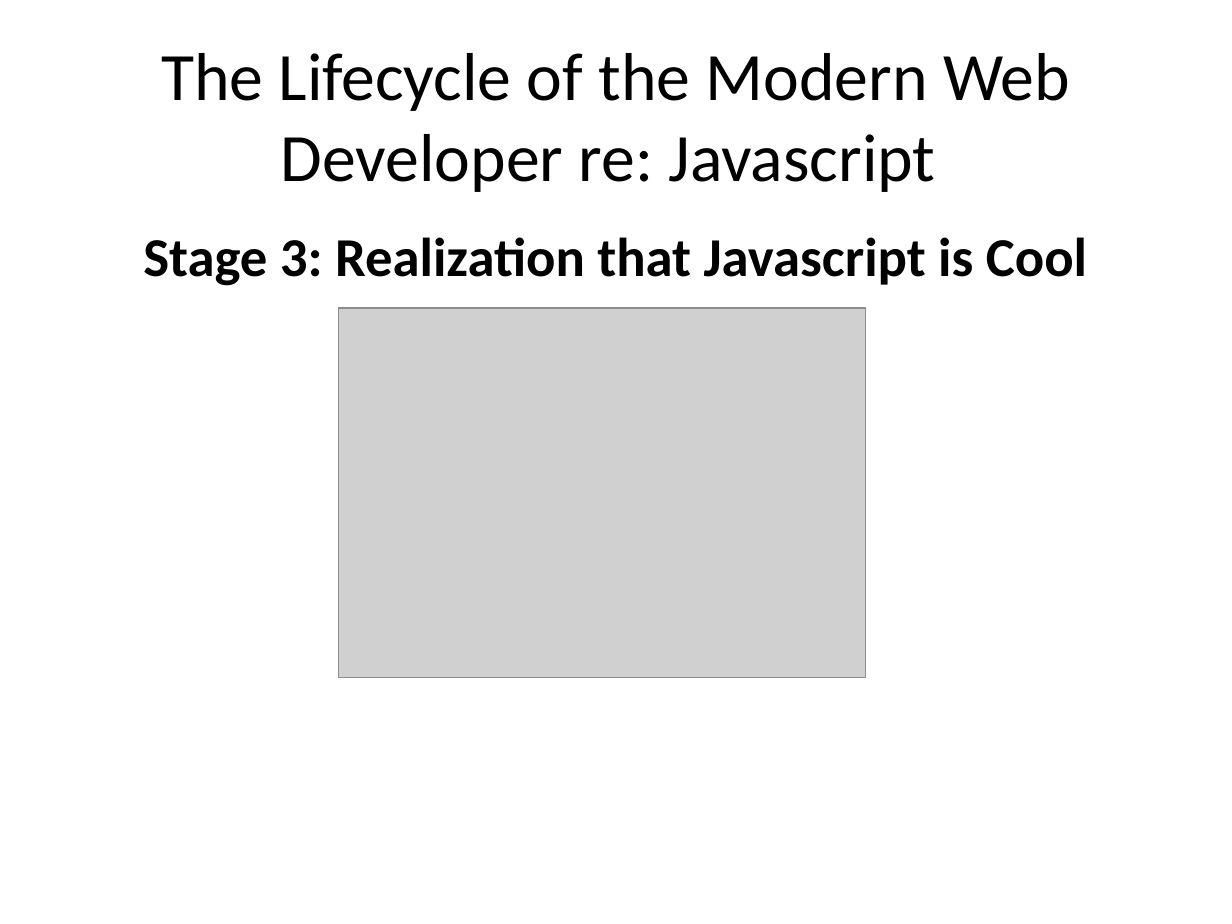
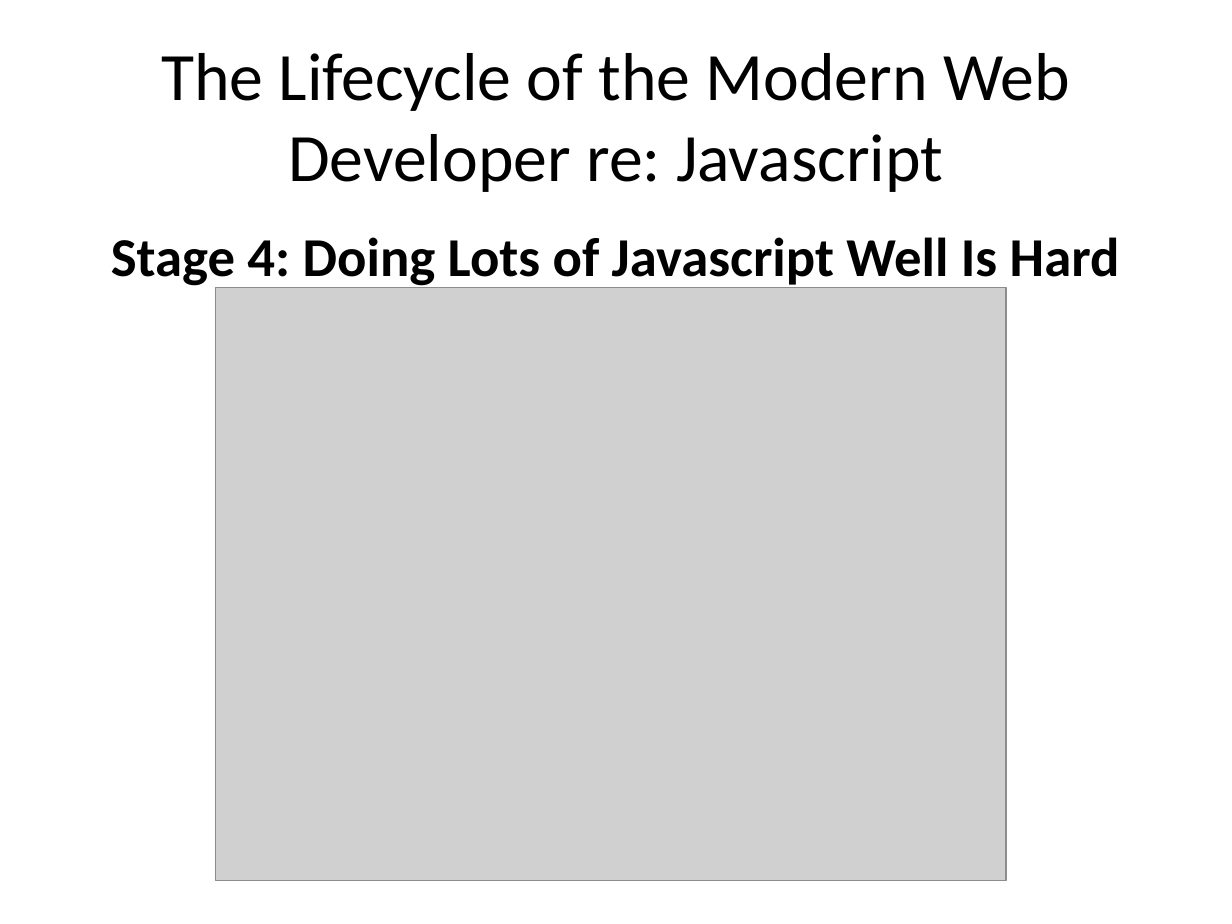
Before and after one commit to Mallioch/Presentations, a slide deck: slide 7 of 2012_1_5__client_side_mvx_frameworks/1 - Intro.pptx (slide 6 before the commit). Drawn at 1232x924 pixels with LibreOffice and Linux fonts; fonts in the diff are those of the drawing; grey boxes stand for pictures; background and template pictures are left out. Boxes give left, top, right and bottom in pixels: in the first picture for what was removed or moved away, otherwise in the second. Text is boxed around its words. In the diff, an @@ line names an element or a change of style, - is before the commit and + after.

```diff
--- a/2012_1_5__client_side_mvx_frameworks/1 - Intro.pptx
+++ b/2012_1_5__client_side_mvx_frameworks/1 - Intro.pptx
@@ text at bbox=[111, 237, 1120, 289]: text changed @@
-Stage 3: Realization that Javascript is Cool
+Stage 4: Doing Lots of Javascript Well Is Hard
@@ picture added at bbox=[216, 287, 1007, 880] @@
@@ picture removed at bbox=[339, 308, 866, 678] @@
```
Also in this commit, not shown: 3 other slides changed, 3 other files.
